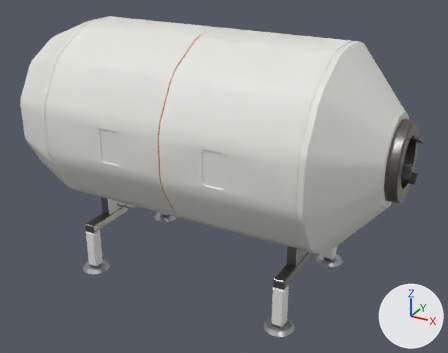
The glTF model models/station/lowpoly/ax_station_15_surface_hab_deployed.glb, before and after one commit.
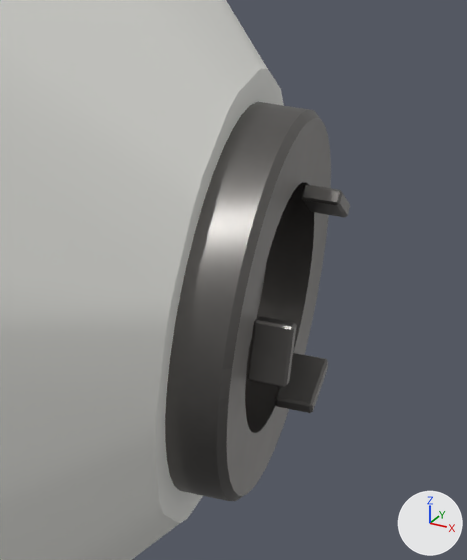
The first picture shows the older version from a camera (50 mm lens) standing at (6.48, -11.27, 5.15) and looking at (0.33, -0.09, -0.44). The close-ups show the older and then the newer version on the part from 78% to 100% of the width and 28% to 61% of the height of that picture. Only the edits that show in the close-ups are written down. Lighting does not change. The marker at lower right points along +X, +Y and +Z. Vertices at exactly the same position are counted once.

Names of what the first close-up shows: 'port_top', 'port_top_petals', 'pressure_hull' and 1 more.
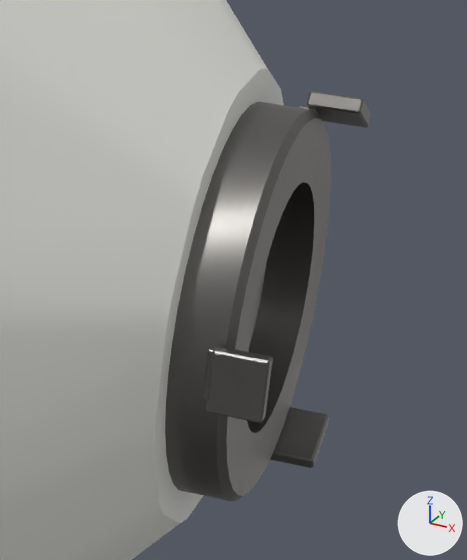
Boxes [x1, y1, x2, y2] around the edits, measured in the close-ups (467 x 560 px):
'port_top_petals', reshaped (62% wider, 64% taller)
    before: [247, 184, 350, 413]
    after: [203, 91, 371, 468]
part 1 of me_ax_station_15_surface_hab_deployed_port_top_petals, reshaped
    before: [275, 353, 328, 413]
    after: [270, 407, 329, 468]
part 2 of me_ax_station_15_surface_hab_deployed_port_top_petals, reshaped
    before: [301, 184, 350, 217]
    after: [299, 91, 371, 128]
part 3 of me_ax_station_15_surface_hab_deployed_port_top_petals, added
    after: [203, 346, 273, 423]
part 4 of me_ax_station_15_surface_hab_deployed_port_top_petals, deleted
    before: [247, 316, 297, 387]

Diff of the bpy script that builds the scene:
```diff
--- a/models/station/lowpoly/ax_station_15_surface_hab_deployed.glb.py
+++ b/models/station/lowpoly/ax_station_15_surface_hab_deployed.glb.py
@@ me_ax_station_15_surface_hab_deployed_port_top_petals @@
 # used by ob_port_top_petals; location = (0.0, 0.0, 0.0)
-me_ax_station_15_surface_hab_deployed_port_top_petals.from_pydata(...)  # 72 vertices, 132 faces; spans x 4.28..4.434, y -0.492..0.352, z 0.165..1.135
+me_ax_station_15_surface_hab_deployed_port_top_petals.from_pydata(...)  # 162 vertices, 312 faces; spans x 4.19..4.434, y -0.868..0.541, z -0.162..1.462
+# me_ax_station_15_surface_hab_deployed_port_top_petals part 1: 24 vertices removed from x 4.28..4.434, y 0.108..0.352, z 0.165..0.339; 54 vertices added at x 4.19..4.434, y 0.295..0.541, z -0.162..0.017
+# me_ax_station_15_surface_hab_deployed_port_top_petals part 2: 24 vertices removed from x 4.28..4.434, y 0.108..0.352, z 0.961..1.135; 54 vertices added at x 4.19..4.434, y 0.295..0.541, z 1.283..1.462
+# me_ax_station_15_surface_hab_deployed_port_top_petals part 3: 54 vertices added at x 4.19..4.434, y -0.868..-0.788, z 0.522..0.778
+# me_ax_station_15_surface_hab_deployed_port_top_petals part 4: 24 vertices removed from x 4.28..4.434, y -0.492..-0.428, z 0.522..0.778
 me_ax_station_15_surface_hab_deployed_port_top_petals.materials.append(mat_titanium)
```
